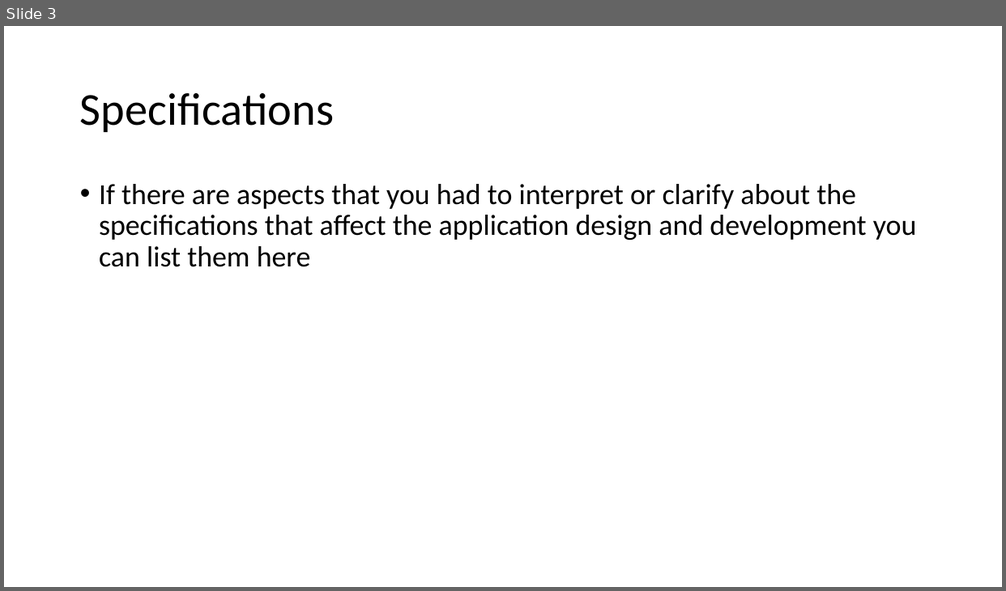
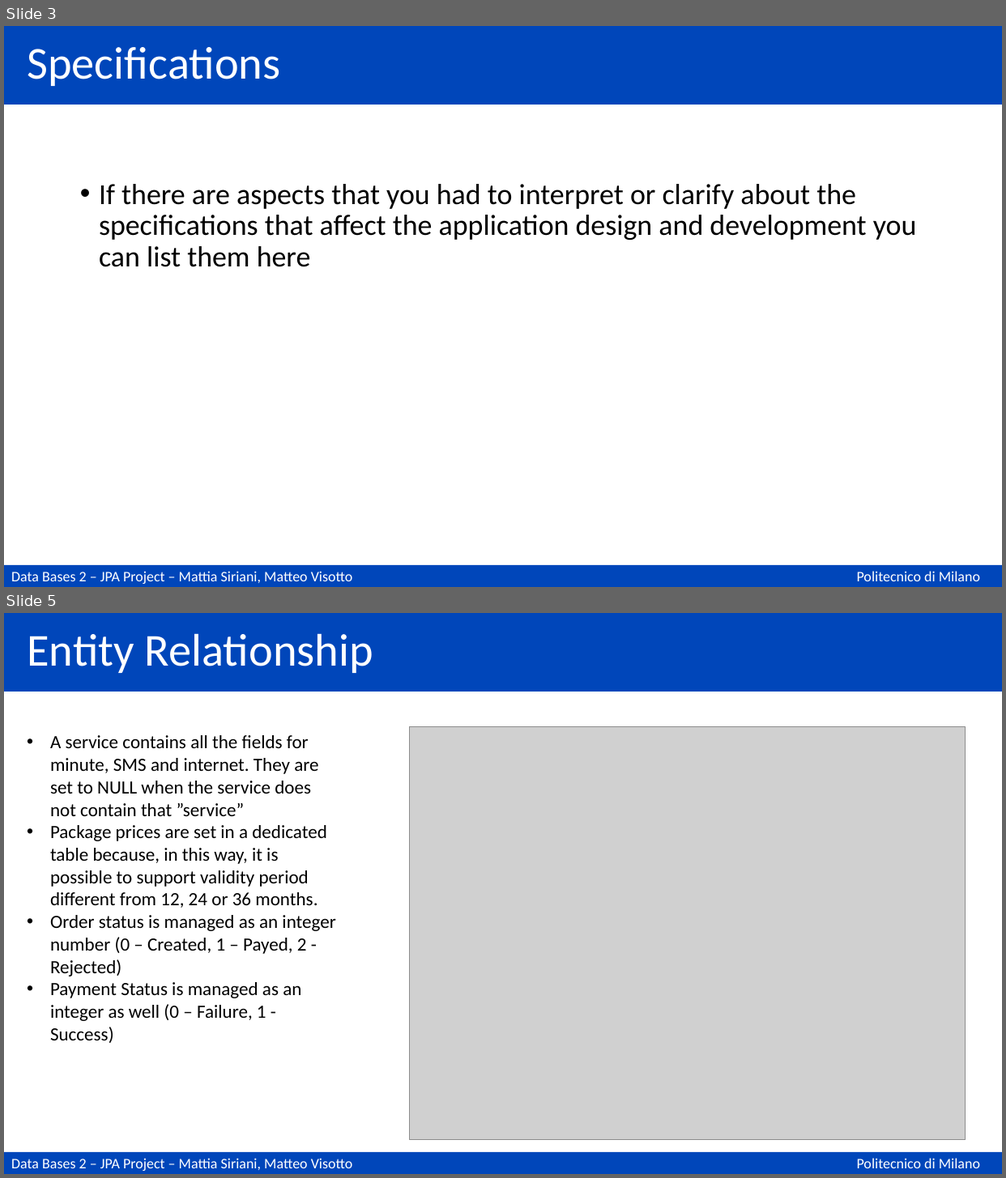
Before and after one commit to matteovisotto/DB2-SirianiVisotto, a slide deck: Documentation.pptx. Shown one above the other, each under a label of ours: slide 3 before the commit, slides 3 and 5 after it; the slides between them are not shown. The pictures are 1006x591 and 1006x1178 pixels, drawn with LibreOffice and Linux fonts; fonts in the diff are those of the drawing; grey boxes stand for pictures. Boxes give left, top, right and bottom in pixels: in the first picture for what was removed or moved away, otherwise in the second. Text is boxed around its words. In the diff, an @@ line names an element or a change of style, - is before the commit and + after.

```diff
--- a/Documentation.pptx
+++ b/Documentation.pptx
@@ slide 5 added at [4,613,1002,1174], background #FFFFFF; not listed: 3 template elements that a slide beside it also shows @@
@@ title added at [27,633,373,673], 44 pt, text #FFFFFF @@
+Entity Relationship
@@ picture added at [410,726,966,1141] @@
@@ text added at [50,735,335,1043], 18 pt, text #000000 @@
+• A service contains all the fields for minute, SMS and internet. They are set to NULL when the service does not contain that ”service”
+• Package prices are set in a dedicated table because, in this way, it is possible to support validity period different from 12, 24 or 36 months.
+• Order status is managed as an integer number (0 – Created, 1 – Payed, 2 - Rejected)
+• Payment Status is managed as an integer as well (0 – Failure, 1 - Success)
@@ slide 3 changed as well @@
@@ rectangle added at [4,26,1002,105], fill #0046BA @@
@@ title "Specifications": place and size @@
-title "Specifications" at [80,93,334,132]
+title "Specifications" at [27,47,280,86]
@@ title "Specifications" at [27,47,280,86]: text colour #000000 to #FFFFFF @@
@@ rectangle added at [4,565,1002,587], fill #0046BA, 14 pt, text #FFFFFF @@
+Data Bases 2 – JPA Project – Mattia Siriani, Matteo Visotto
@@ text added at [857,571,980,582], 14 pt, text #FFFFFF @@
+Politecnico di Milano
```
Also in this commit, not shown: 83 other slides changed, 4 other slides added, 6 slides removed.
